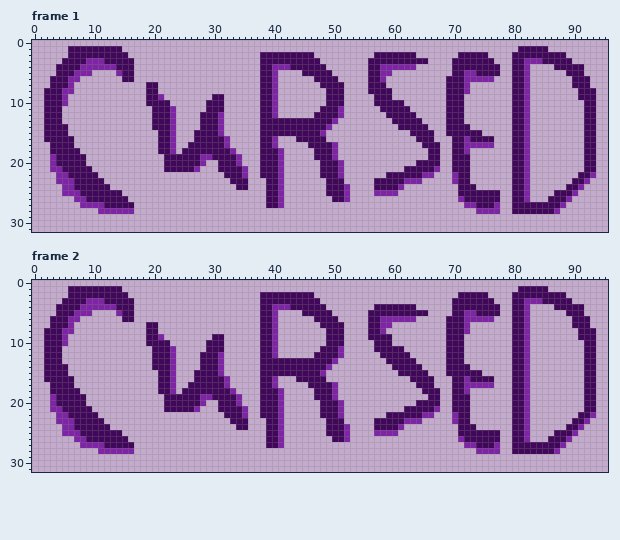
Pixel-art file: UI/StartMenu/cursedLogo.aseprite. The first picture shows the starting point.
96x32 pixels, 15 frames. Shown: frame 1, frame 2. The commit also changed other frames, which this record leaves out.
Once edited:
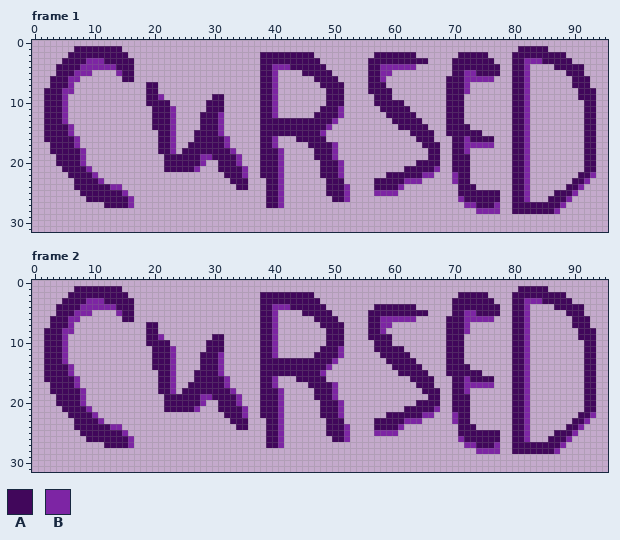
Palette (. is transparent): A #41075b  B #7d25a4
Edits made:
--- frame 1, layer "Layer 1"
@@ x 4..8 @@
  0 .....
- 1 ..AAA
+ 1 ...AA
  2 ..AAA
@@ x 1..18 @@
 10 .AAAB.............
-11 .AAA..............
-12 .AAA..............
-13 .AAA..............
-14 .AAAA.............
-15 .AAAA.............
-16 .AAAAA............
-17 ..AAAA............
-18 ..AAAAA...........
-19 ..BAAAAA..........
-20 ..BAAAAA..........
-21 ..BBAAAAA.........
-22 ...BBAAAAA........
-23 ...BBBAAAAA.......
-24 ....BBAAAAAA......
-25 ....BBBAAAAAAA....
-26 ......BBAAAAAAA...
-27 .......BBBBAAAAA..
-28 ..........BBBBBB..
+11 .AAAB.............
+12 .AAAB.............
+13 .AAAB.............
+14 .AAAAB............
+15 .AAAAB............
+16 .AAAAAB...........
+17 ..AAAAB...........
+18 ..AAAAAB..........
+19 ...AAAAB..........
+20 ...AAAAB..........
+21 ....AAAAB.........
+22 .....AAAAB........
+23 ......AAAAB.......
+24 ......AAAAAABB....
+25 .......AAAAAAAB...
+26 ........AAAAAAAB..
+27 ...........AAAAB..
+28 ..................
 29 ..................
--- frame 2, layer "Layer 1": the same change as frame 1
Pixel boxes of the changes (left, top, right, bottom) in both pictures:
erased: (68, 46, 74, 52)
changed: (50, 106, 134, 214)
erased: (68, 286, 74, 292)
changed: (50, 346, 134, 454)
